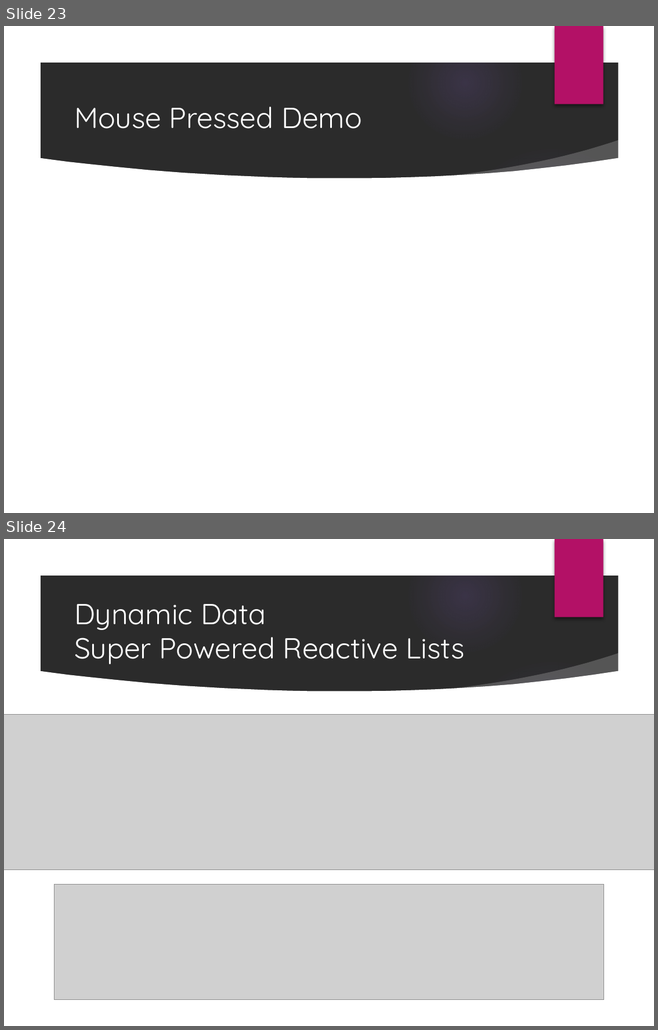
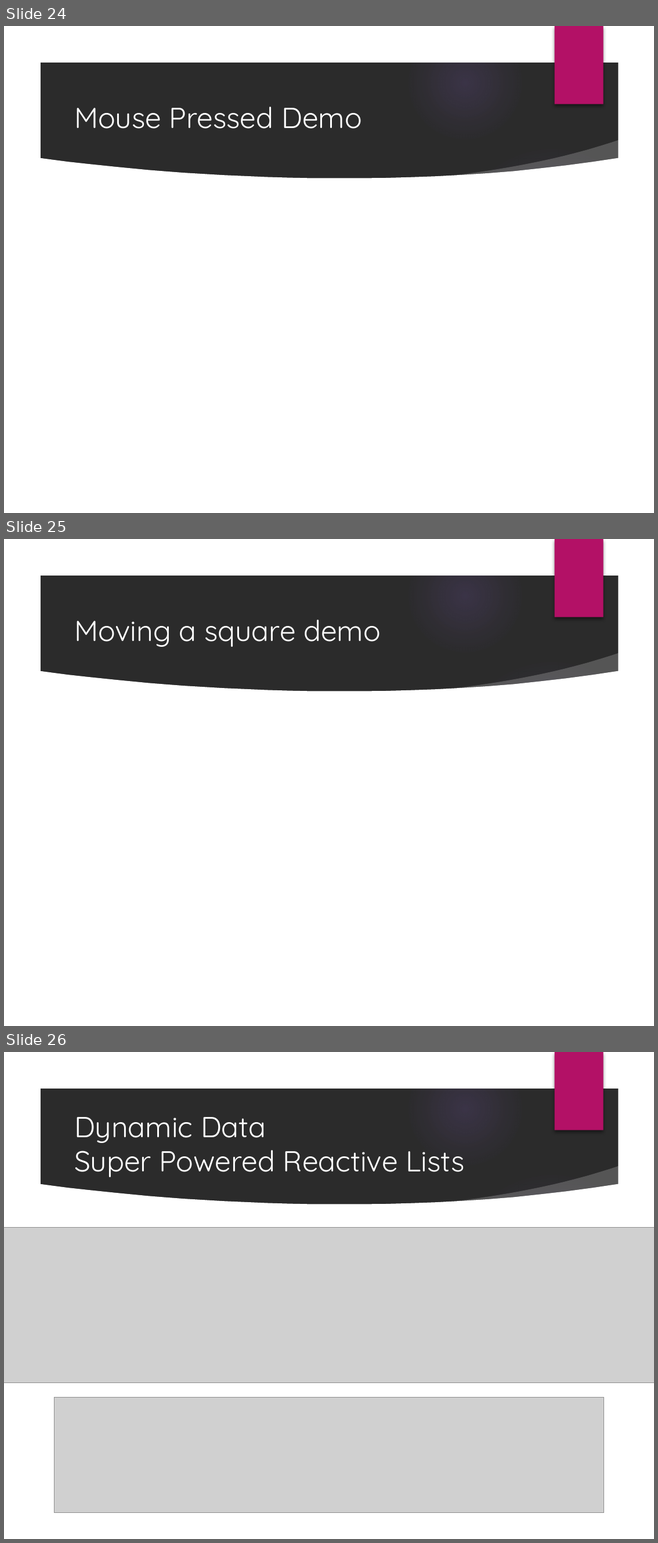
Before and after one commit to PureWeen/DevDays_20171116, a slide deck: DenverDevDays20171116.pptx. Shown one above the other, each under a label of ours: slides 23 and 24 before the commit, slides 24, 25 and 26 after it. The pictures are 658x1030 and 658x1543 pixels, drawn with LibreOffice and Linux fonts; fonts in the diff are those of the drawing; grey boxes stand for pictures; background and template pictures are left out; a plain dark background stands for a picture behind light text. Boxes give left, top, right and bottom in pixels: in the first picture for what was removed or moved away, otherwise in the second. Text is boxed around its words. In the diff, an @@ line names an element or a change of style, - is before the commit and + after.

```diff
--- a/DenverDevDays20171116.pptx
+++ b/DenverDevDays20171116.pptx
@@ slide 25 added at bbox=[4, 539, 654, 1026], background picture (left out); not listed: 9 template elements that a slide beside it also shows @@
@@ title added at bbox=[74, 620, 380, 647], 24 pt, text #FFFFFF @@
+Moving a square demo
@@ what was slide 23 is now slide 24 @@
@@ what was slide 24 is now slide 26 @@
```
Also in this commit, not shown: 6 slides changed, 1 other slide added, 5 other files.
